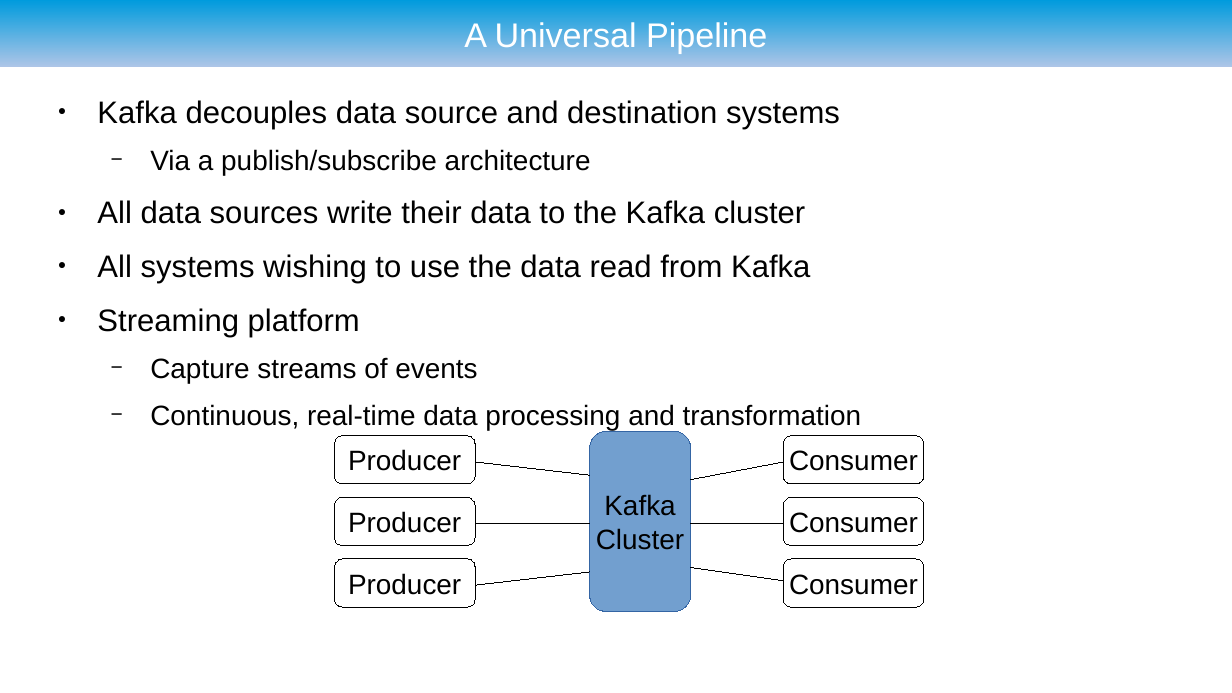
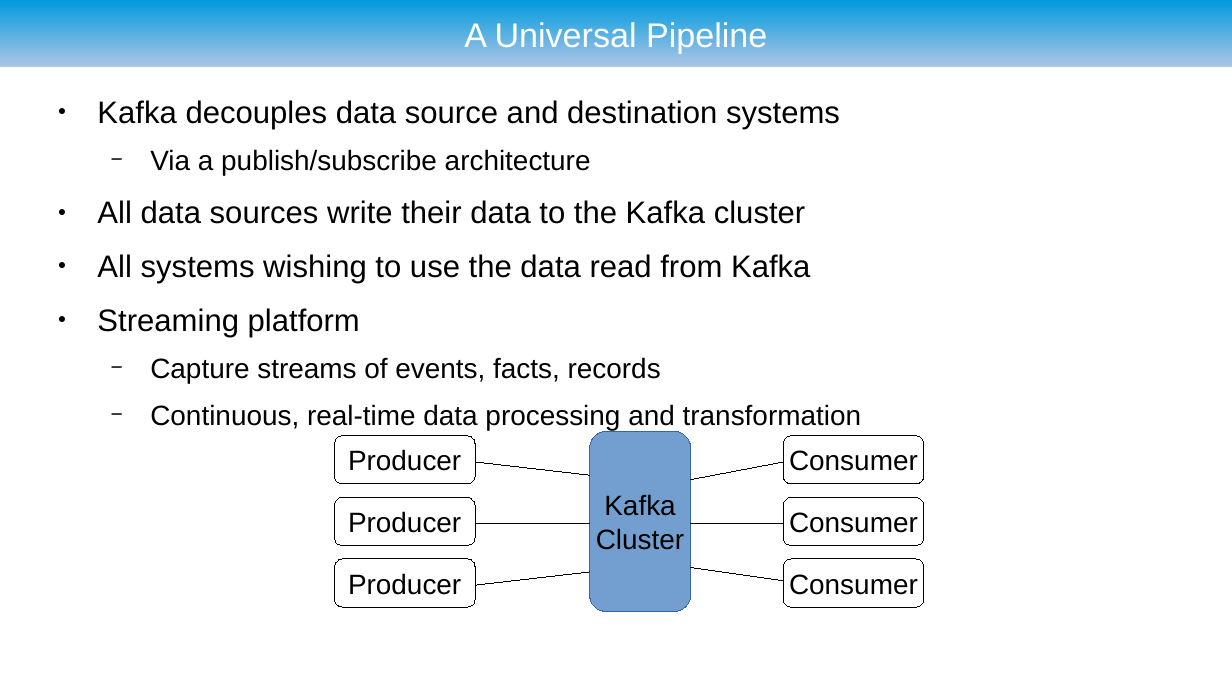
Before and after one commit to ryzlab/kafka-kompetensdag, a slide deck: slide 7 of doc/presentation-umejug.odp. Drawn at 1232x693 pixels with LibreOffice and Linux fonts; fonts in the diff are those of the drawing; background and template pictures are left out. Boxes give left, top, right and bottom in pixels: in the first picture for what was removed or moved away, otherwise in the second. Text is boxed around its words. In the diff, an @@ line names an element or a change of style, - is before the commit and + after.

```diff
--- a/doc/presentation-umejug.odp
+++ b/doc/presentation-umejug.odp
@@ text at bbox=[150, 357, 661, 383]: text changed @@
-  − Capture streams of events
+  − Capture streams of events, facts, records
```
Also in this commit, not shown: 21 other slides changed, 3 slides added, 1 slide removed, 3 other files.
